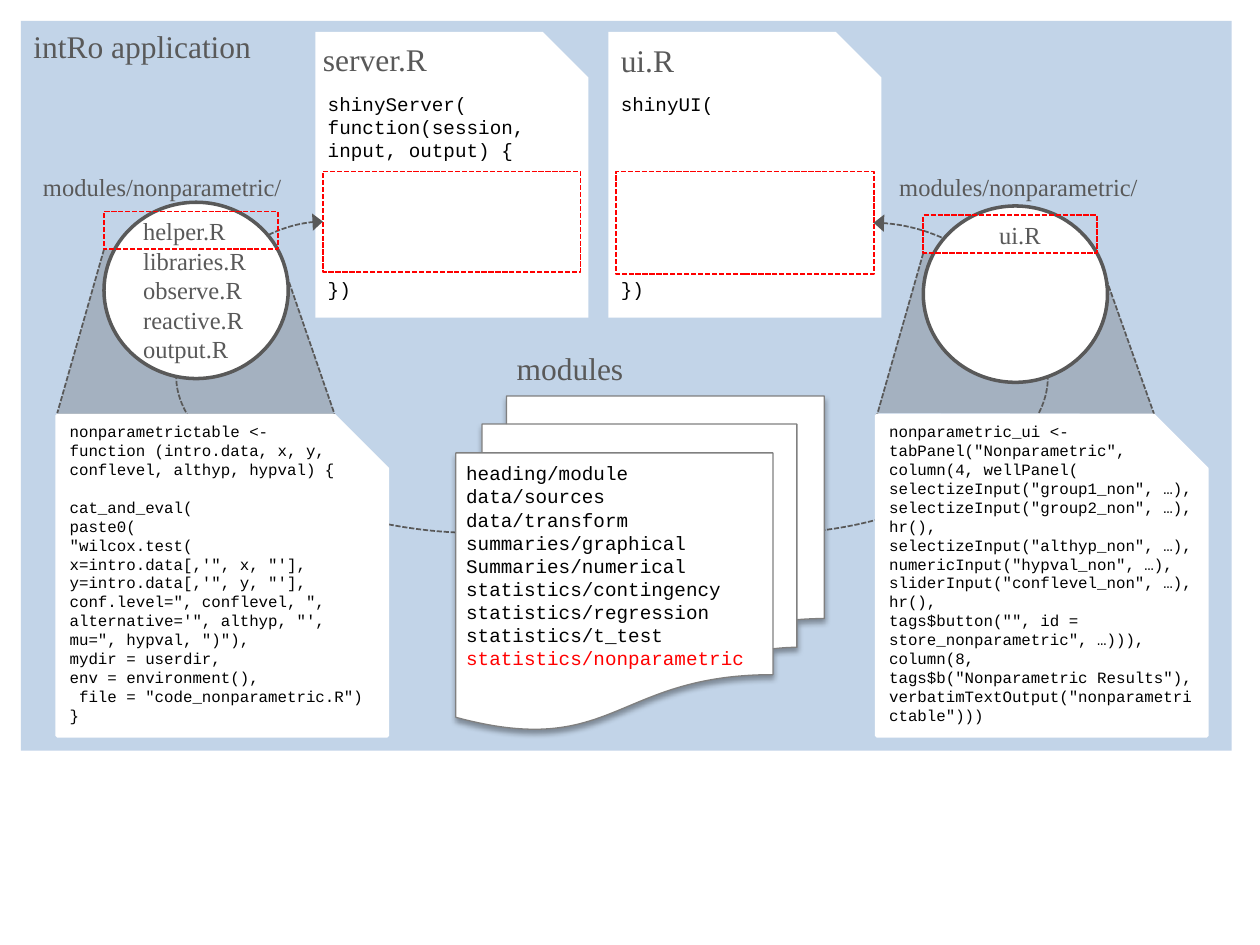
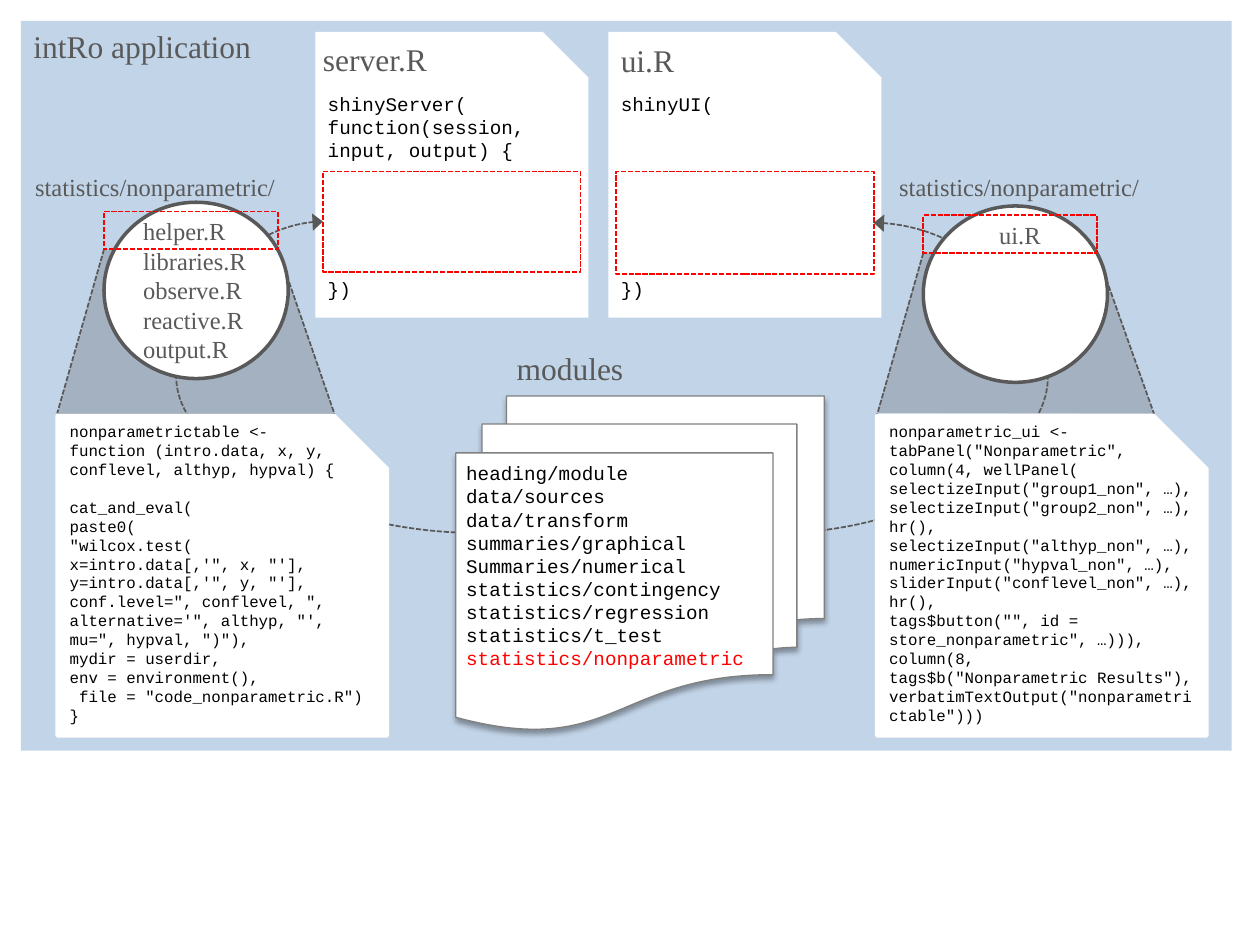
Before and after one commit to gammarama/intRo, a slide deck: slide 1 of jcgs-paper-2016/images/images.pptx. Drawn at 1260x945 pixels with LibreOffice and Linux fonts; fonts in the diff are those of the drawing. Boxes give left, top, right and bottom in pixels: in the first picture for what was removed or moved away, otherwise in the second. Text is boxed around its words. In the diff, an @@ line names an element or a change of style, - is before the commit and + after.

Commit message:
forgot something in module image

```diff
--- a/jcgs-paper-2016/images/images.pptx
+++ b/jcgs-paper-2016/images/images.pptx
@@ text at (35,180,275,201): text changed @@
-modules/nonparametric/
+statistics/nonparametric/
@@ text at (899,180,1139,201): text changed @@
-modules/nonparametric/
+statistics/nonparametric/
```
Also in this commit, not shown: 1 other file.
